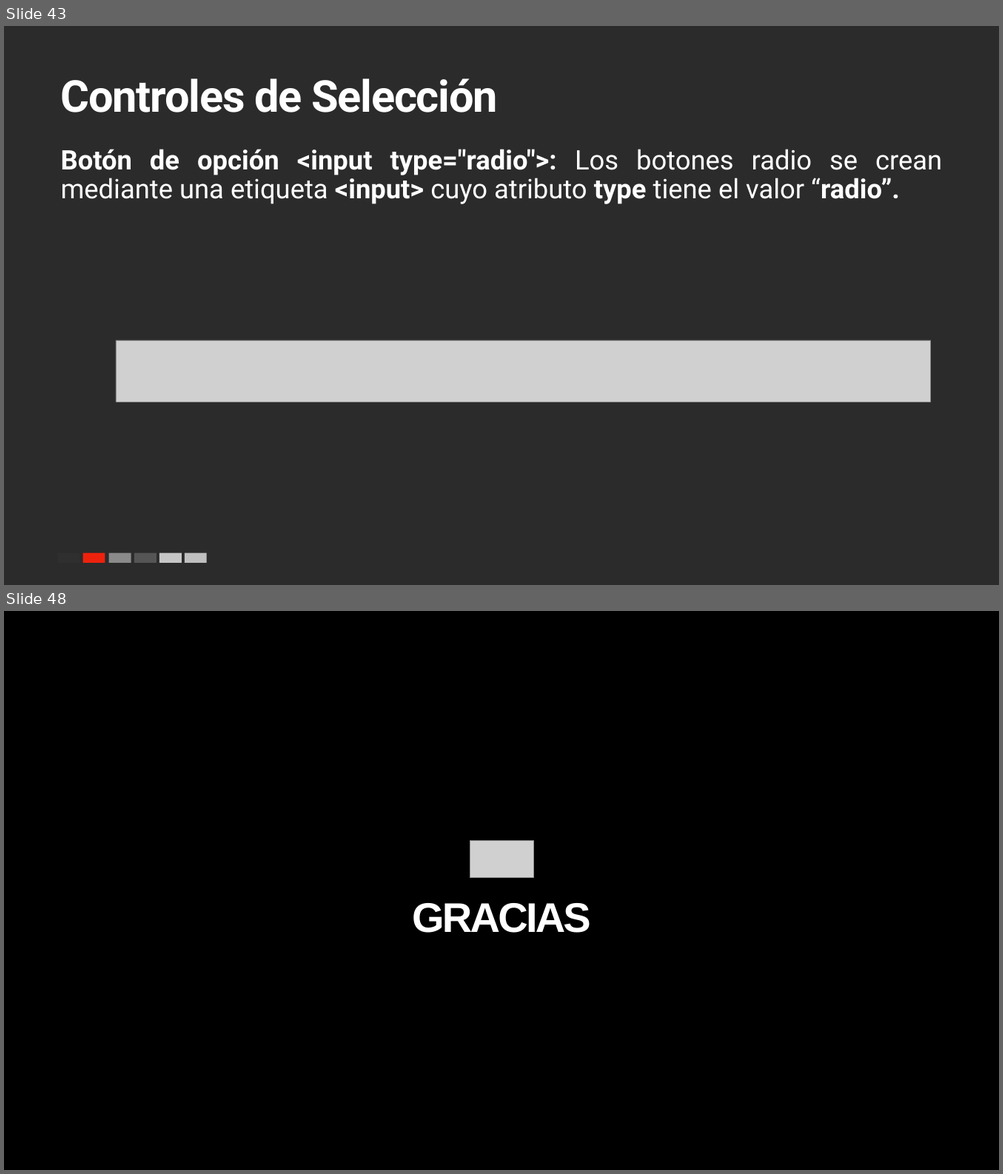
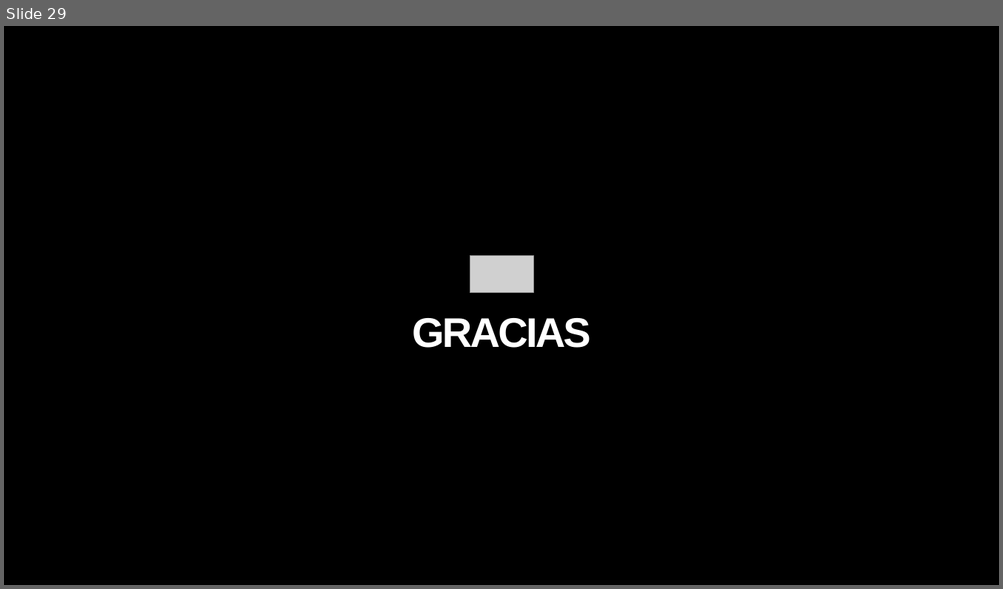
Before and after one commit to emaravi/DEW, a slide deck: sesion02/S02- HTML y JS.pptx. Shown one above the other, each under a label of ours: slides 43 and 48 before the commit, slide 29 after it; the slides between them are not shown. The pictures are 1003x1174 and 1003x589 pixels, drawn with LibreOffice and Linux fonts; fonts in the diff are those of the drawing; grey boxes stand for pictures; background and template pictures are left out; a plain dark background stands for a picture behind light text. Boxes give left, top, right and bottom in pixels: in the first picture for what was removed or moved away, otherwise in the second. Text is boxed around its words. In the diff, an @@ line names an element or a change of style, - is before the commit and + after.

```diff
--- a/sesion02/S02- HTML y JS.pptx
+++ b/sesion02/S02- HTML y JS.pptx
@@ slide 43 removed at (4, 26, 999, 585), background picture (left out) @@
@@ title removed at (61, 79, 498, 113) @@
-Controles de Selección
@@ text removed at (61, 149, 942, 204) @@
-Botón de opción <input type="radio">: Los botones radio se crean mediante una etiqueta <input> cuyo atributo type tiene el valor “radio”.
@@ picture removed at (116, 340, 930, 402) @@
@@ group removed at (58, 554, 207, 563): 6 rectangles @@
@@ what was slide 48 is now slide 29 @@
```
Also in this commit, not shown: 18 other slides removed, 1 other file.
